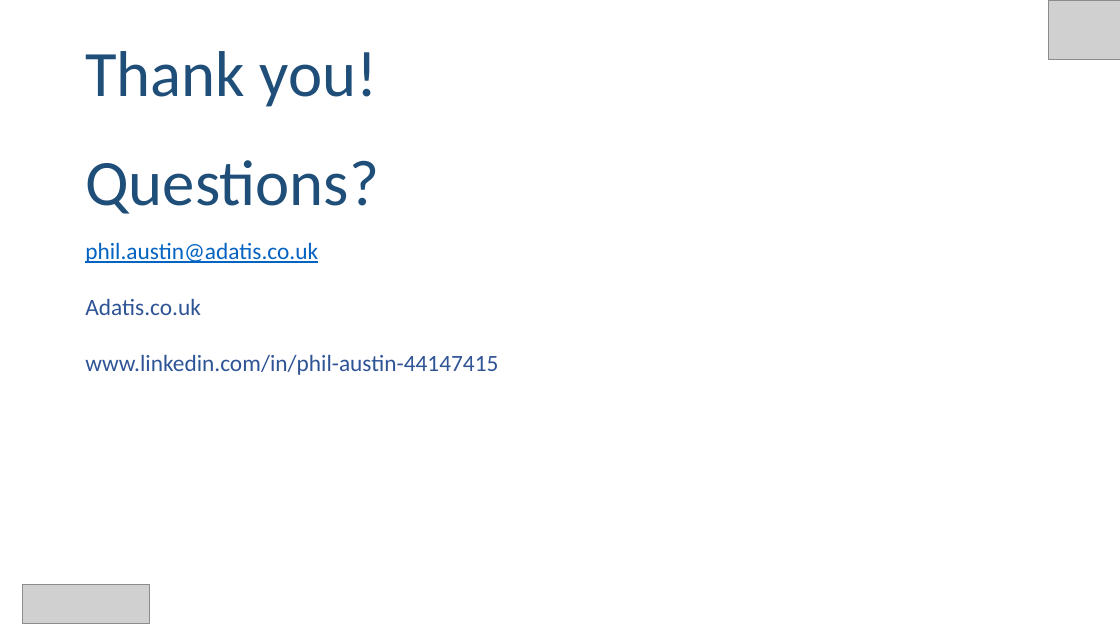
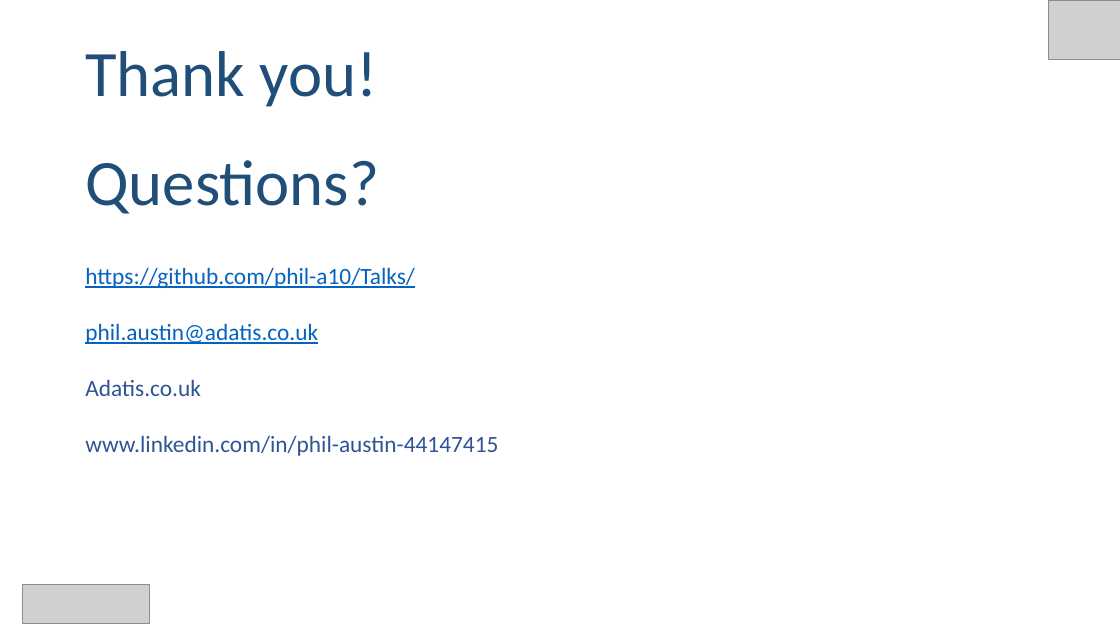
Before and after one commit to phil-a10/Talks, a slide deck: slide 4 of SQL Query Tips and Tricks/Data Relay/SQL Query Talk - Data Relay.pptx. Drawn at 1120x630 pixels with LibreOffice and Linux fonts; fonts in the diff are those of the drawing; grey boxes stand for pictures. Boxes give left, top, right and bottom in pixels: in the first picture for what was removed or moved away, otherwise in the second. Text is boxed around its words. In the diff, an @@ line names an element or a change of style, - is before the commit and + after.

```diff
--- a/SQL Query Tips and Tricks/Data Relay/SQL Query Talk - Data Relay.pptx
+++ b/SQL Query Tips and Tricks/Data Relay/SQL Query Talk - Data Relay.pptx
@@ text "https://github.com/phil-a10/Talks/": place and size @@
-text "https://github.com/phil-a10/Talks/" at box(85, 242, 498, 375)
+text "https://github.com/phil-a10/Talks/" at box(85, 267, 498, 456)
@@ text at box(85, 267, 415, 288): paragraph added @@
+https://github.com/phil-a10/Talks/
```
Also in this commit, not shown: 2 slides added, 6 other files.
